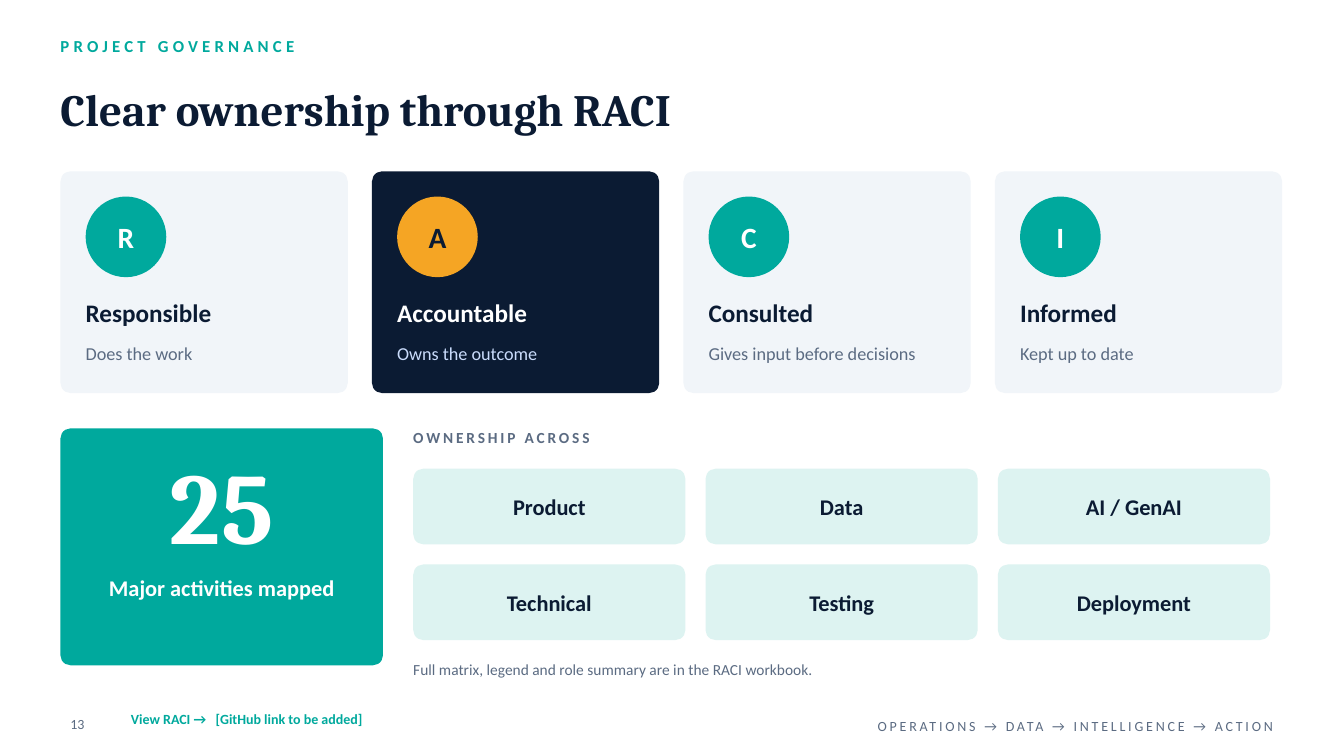
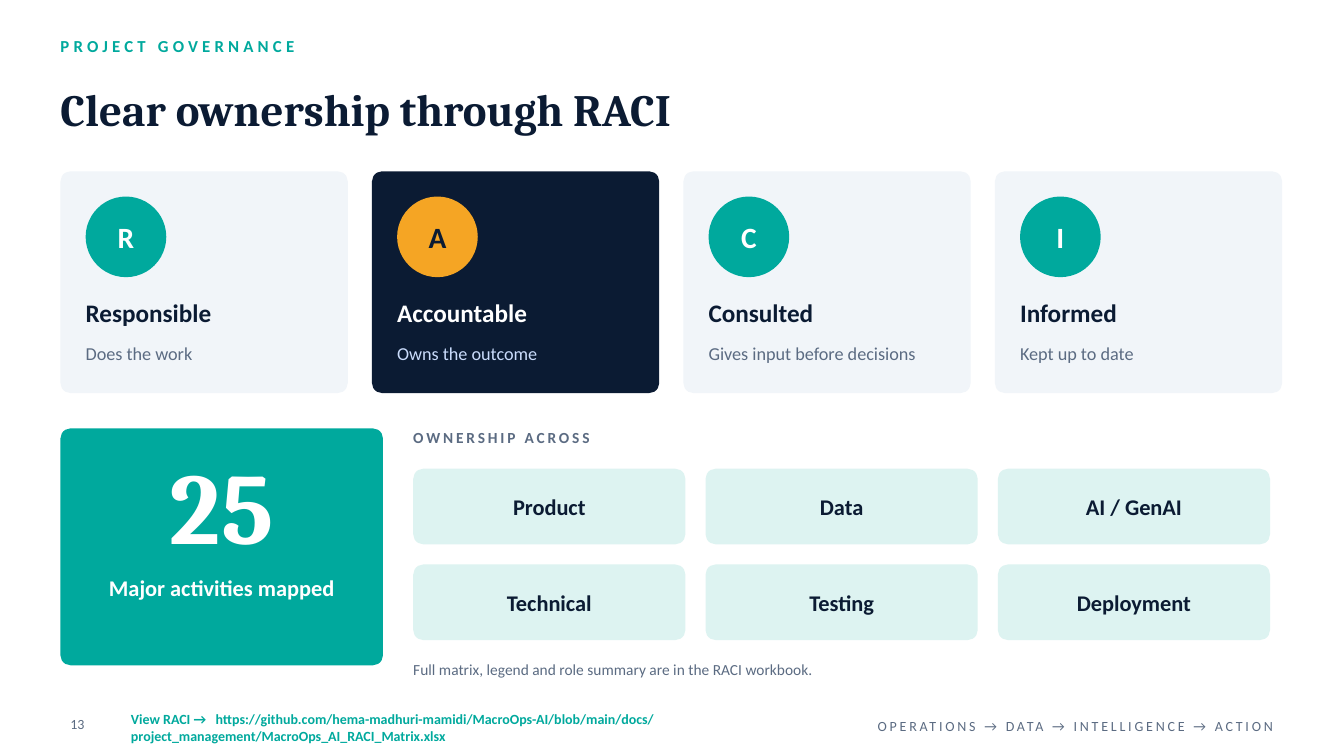
Before and after one commit to hema-madhuri-mamidi/MacroOps-AI, a slide deck: slide 13 of docs/presentations/MacroOps_AI_Milestone2_Review_Final.pptx. Drawn at 1344x756 pixels with LibreOffice and Linux fonts; fonts in the diff are those of the drawing. Boxes give left, top, right and bottom in pixels: in the first picture for what was removed or moved away, otherwise in the second. Text is boxed around its words. In the diff, an @@ line names an element or a change of style, - is before the commit and + after.

```diff
--- a/docs/presentations/MacroOps_AI_Milestone2_Review_Final.pptx
+++ b/docs/presentations/MacroOps_AI_Milestone2_Review_Final.pptx
@@ text at [131, 714, 654, 744]: text changed @@
-View RACI → [GitHub link to be added]
+View RACI → https://github.com/hema-madhuri-mamidi/MacroOps-AI/blob/main/docs/project_management/MacroOps_AI_RACI_Matrix.xlsx
```
Also in this commit, not shown: 9 other slides changed.
